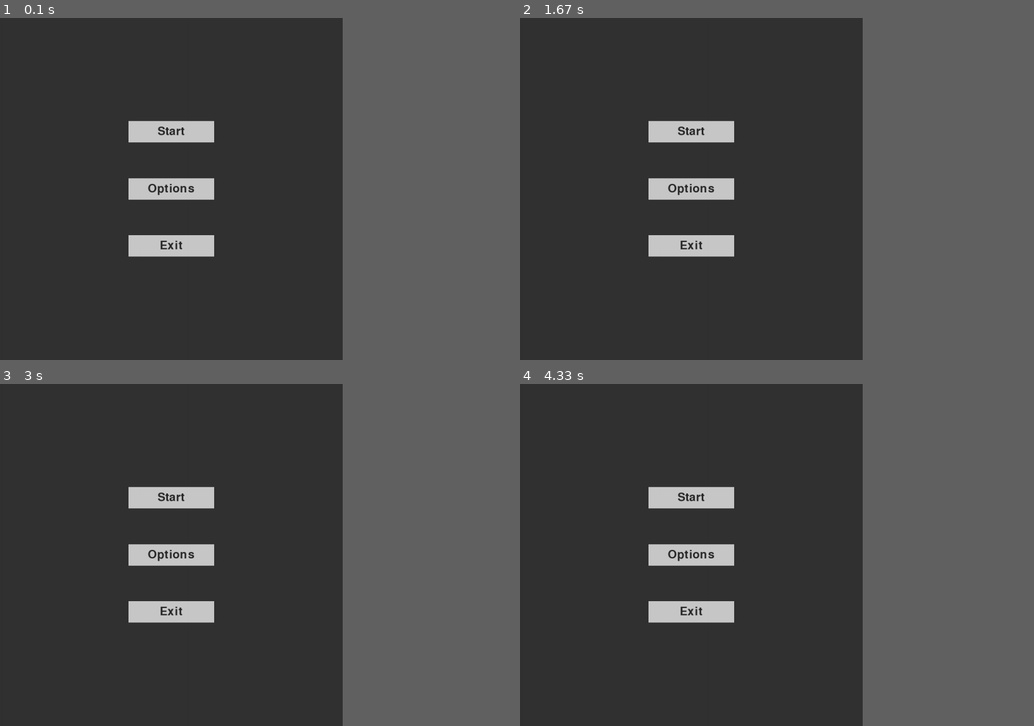
Above: before the commit, frames 1-4 (two rows, left to right).
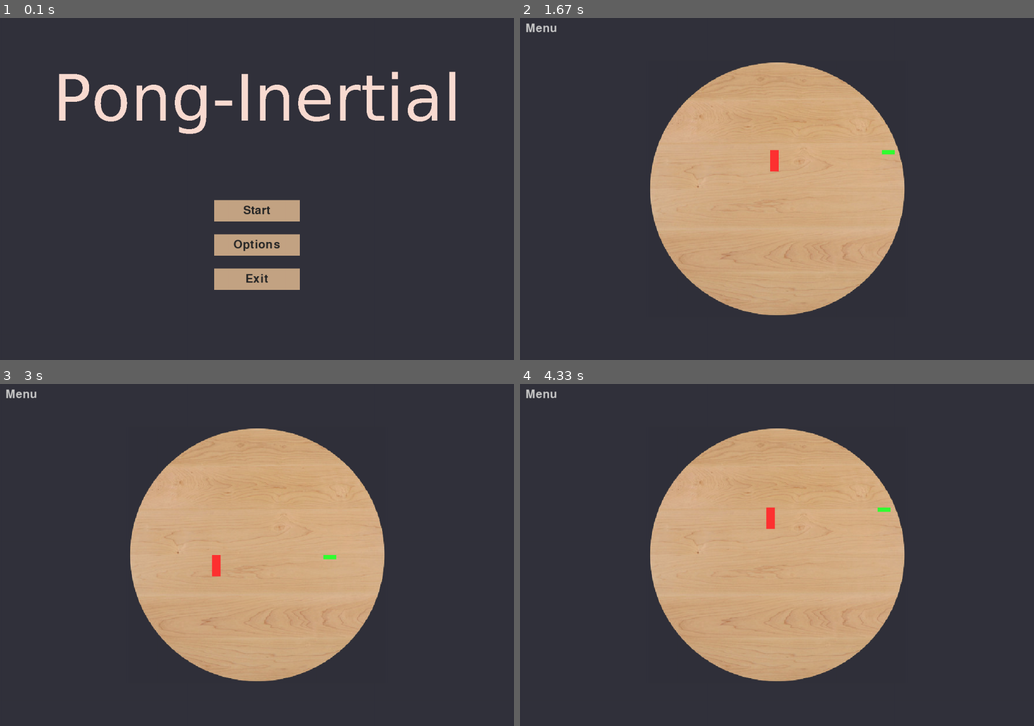
Above: after the commit, the same moments.

Repository: sandhyarottoo/phys-hackathon-2023
Game: pygame game, started from GameTests.py
The game is run twice, just before and just after one commit, with the same random seed, the same clock (stepped at 60 frames per second) and the same inputs.
Inputs (mouse positions are in pixels of both pictures, inside the frame that each line leads up to):
- Up to frame 1 (0.1 s): no input
- Up to frame 2 (1.67 s): press the mouse at (777, 209) at 0.37 s; move the mouse to (797, 158) at 0.47 s; release the mouse at (823, 106) at 0.6 s; hold Right 0.67-1.13 s; hold Up 1.17-1.47 s; hold W 1.17-1.47 s; hold Right from 1.5 s (still down); hold D from 1.5 s (still down)
- Up to frame 3 (3 s): release Right at 1.97 s; release D at 1.97 s; hold Left 2-2.53 s; hold A 2-2.53 s; hold Down 2.57-2.87 s; hold S 2.57-2.87 s; hold Left from 2.9 s (still down); hold A from 2.9 s (still down)
- Up to frame 4 (4.33 s): release Left at 3.3 s; release A at 3.3 s; hold Up 3.33-3.7 s; hold W 3.33-3.7 s; hold Right from 3.73 s (still down); hold D from 3.73 s (still down)
The window is 600x600 before the commit and 900x600 after it. Grey fills any space a smaller window leaves; there, only what the larger window draws over its background counts as a difference.

The runs differ from the first frame. In frame 1, 9.4% of the frame differs, in the area x 11-89%, y 15-80%; in frame 2, 29%, in the area x 1-75%, y 1-87%; in frame 3, 29%; in frame 4, 29%.

Commit message:
Added the disk and the a title

Diff:
--- a/GameTests.py
+++ b/GameTests.py
@@ -4,8 +4,8 @@
 
 
 # Global Variables
-SURFACE_COLOR = (50, 50, 50)
-WIDTH = 800
+SURFACE_COLOR = (50, 50, 60)
+WIDTH = 1200
 HEIGHT = 800
 PLAYER1_COLOR = (255, 50, 50)
 PLAYER2_COLOR = (50, 255, 50)
@@ -14,12 +14,13 @@
 
 # pygame setup
 pygame.init()
+pygame.display.set_caption("Pong-Inertial Game")
 screen = pygame.display.set_mode((WIDTH, HEIGHT))
 clock = pygame.time.Clock()
 running = True
 dt = 0
 font = pygame.font.SysFont(pygame.font.get_default_font(), 40)
-
+title = pygame.font.SysFont('verdana', 150).render('Pong-Inertial', False, (250, 220, 210))
 
 
 class Player():
@@ -60,16 +61,16 @@
         if inMenu:
             self.textSurf = font.render(text,True, (40, 40, 40))
             self.colors = {
-                'normal': (200,200,200),
-                'hover': (150, 150, 150),
-                'pressed': (230, 230, 230),
+                'normal': (196,164,132),
+                'hover': (156, 124, 92),
+                'pressed': (220, 220, 220),
             }
         else:
             self.textSurf = font.render(text,True, (200, 200, 200))
             self.colors = {
                 'normal': SURFACE_COLOR,
                 'hover' : SURFACE_COLOR,
-                'pressed': (100,100,100)
+                'pressed': (130,130,130)
             }
 
     def process(self):
@@ -87,7 +88,6 @@
         screen.blit(self.surface, self.rect)
 
 
-
 # Start function
 def start():
     run_game()
@@ -104,12 +104,17 @@
     pygame.quit()
     sys.exit()
 
-
+center_width = screen.get_width()/2
+center_height = screen.get_height()/2
+
+
+disk = pygame.image.load("MultiMedia/TableTop.png").convert_alpha()
+disk = pygame.transform.scale(disk, (600, 600))
 
 def run_game(screen=screen, clock=clock, running=running, dt=dt):
     # making players
-    player1 = Player(PLAYER1_COLOR, screen.get_width() / 3, screen.get_height() / 2, 20, 50, pygame.K_UP, pygame.K_DOWN, pygame.K_LEFT, pygame.K_RIGHT)
-    player2 = Player(PLAYER2_COLOR, screen.get_width() *2/ 3, screen.get_height() / 2, 30, 10, pygame.K_w, pygame.K_s, pygame.K_a, pygame.K_d)
+    player1 = Player(PLAYER1_COLOR, WIDTH / 3, HEIGHT / 2, 20, 50, pygame.K_UP, pygame.K_DOWN, pygame.K_LEFT, pygame.K_RIGHT)
+    player2 = Player(PLAYER2_COLOR, WIDTH *2/ 3, HEIGHT / 2, 30, 10, pygame.K_w, pygame.K_s, pygame.K_a, pygame.K_d)
 
     # making buttons
     menuButton = Button(0, 0, 100, 50, menu, "Menu", False)
@@ -119,10 +124,11 @@
         # pygame.QUIT event means the user clicked X to close your window
         for event in pygame.event.get():
             if event.type == pygame.QUIT:
-                running = False
+                pygame.quit()
 
         # fill the screen with a color to wipe away anything from last frame
         screen.fill(SURFACE_COLOR)
+        screen.blit(disk, (WIDTH/2-300,HEIGHT/2-300))
 
         # updates buttons
         menuButton.process()
@@ -166,13 +172,14 @@
         # independent physics.
         dt = clock.tick(FPS) / 1000
 
+
 def run_intro(screen=screen):
     intro = True
 
     # Making the buttons
-    startButton = Button(screen.get_width()/2 - 100, screen.get_height()/3 - 25, 200, 50, start, "Start")
-    optionButton = Button(screen.get_width()/2 - 100, screen.get_height()/2 - 25, 200, 50, options, "Options")
-    exitButton = Button(screen.get_width()/2 - 100, screen.get_height()*2/3 -25, 200, 50, exit, "Exit")
+    startButton = Button(WIDTH/2 - 100, HEIGHT*(1/3+2/10), 200, 50, start, "Start")
+    optionButton = Button(WIDTH/2 - 100, HEIGHT*(1/3 + 3/10), 200, 50, options, "Options")
+    exitButton = Button(WIDTH/2 - 100, HEIGHT*(1/3 + 4/10), 200, 50, exit, "Exit")
 
     while intro:
         for event in pygame.event.get():
@@ -180,6 +187,7 @@
                 pygame.quit()
                 sys.exit()
         screen.fill(SURFACE_COLOR)
+        screen.blit(title, (WIDTH/2 - title.get_width()/2, HEIGHT*(1/8)))
         startButton.process()
         optionButton.process()
         exitButton.process()
@@ -195,12 +203,17 @@
     menuButton = Button(0, 0, 100, 50, menu, "Menu", False)
 
     while options:
+        for event in pygame.event.get():
+            if event.type == pygame.QUIT:
+                pygame.quit()
+                sys.exit()
+        screen.fill(SURFACE_COLOR)
         menuButton.process()
-
+        pygame.display.flip()
+        clock.tick(FPS)
 
 
 
 run_intro()
-run_game()
 pygame.quit()
 sys.exit()
Binary file removed: MultiMedia/TabelTop.png
Binary file added: MultiMedia/TableTop.png
